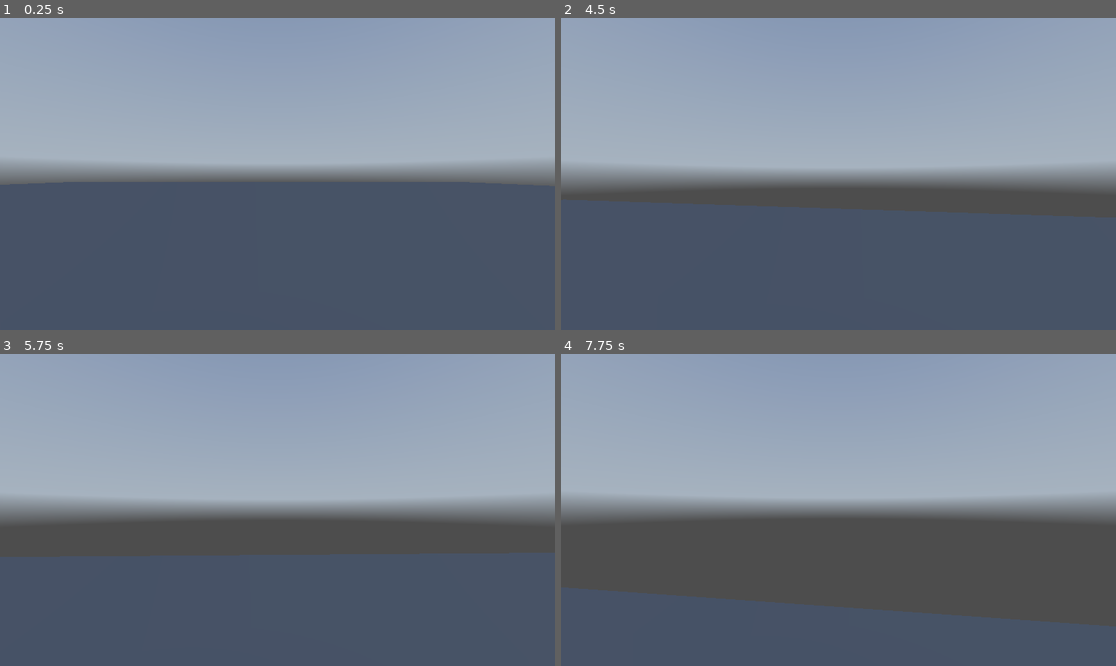
Above: before the commit, frames 1-4 (two rows, left to right).
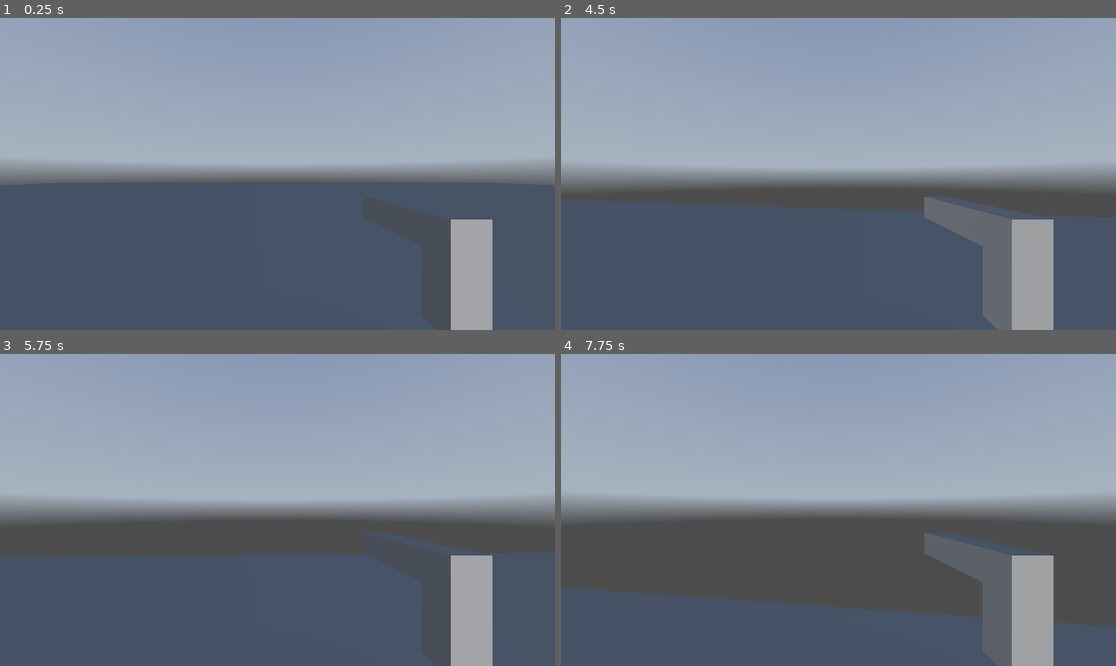
Above: after the commit, the same moments.

Repository: TasteMyAngus/DragonArt
Game: Godot game, scene res://world.tscn
The game is run twice, just before and just after one commit, with the same random seed, the same clock (stepped at 60 frames per second) and the same inputs. This scene is started directly instead of the project's main scene. A sky picture missing from this copy of the repository is replaced by a grey-blue gradient.
Inputs (mouse positions are in pixels of both pictures, inside the frame that each line leads up to):
- Up to frame 1 (0.25 s): no input
- Up to frame 2 (4.5 s): tap Enter at 0.5, 3.5 s; move the mouse to (866, 174) at 0.52 s; hold Shift (sprint) 0.53-1.28 s; hold W (move_forward) from 0.53 s (still down); tap Space (jump) at 0.77, 0.8, 1.07, 1.25, 1.35, 1.52, 1.82, 2.3, 3.02, 3.32, 3.6, 3.77, 4.07 s; move the mouse to (810, 174) at 1.27 s; tap Shift (sprint) at 1.55, 2.85, 4.35 s; move the mouse to (849, 167) at 2.02 s; hold Shift (sprint) 2.03-2.78 s; move the mouse to (832, 180) at 2.77 s; move the mouse to (877, 177) at 3.52 s; move the mouse to (794, 170) at 4.27 s
- Up to frame 3 (5.75 s): keep holding W (move_forward); tap Space (jump) at 4.52, 4.82, 5.3 s; move the mouse to (283, 510) at 5.02 s; hold Shift (sprint) from 5.03 s (still down)
- Up to frame 4 (7.75 s): move the mouse to (816, 503) at 5.77 s; release W (move_forward) at 5.78 s; release Shift (sprint) at 5.78 s; hold D (move_right) 5.78-6.53 s; tap Space (jump) at 5.85, 6.02, 6.32, 6.77, 6.8, 7.07, 7.52 s; tap Shift (sprint) at 6.05, 7.35 s; move the mouse to (866, 510) at 6.52 s; hold Shift (sprint) 6.53-7.28 s; hold W (move_forward) from 6.53 s (still down); move the mouse to (810, 510) at 7.27 s

The runs differ from the first frame. In frame 1, 2.7% of the frame differs, in the area x 8-89%, y 52-100%; in frame 2, 5.7%, in the area x 0-89%, y 57-100%; in frame 3, 3.0%; in frame 4, 5.1%.

Commit message:
Added gun and player fixes to other things

Diff:
--- /dev/null
+++ b/Gun.tscn
@@ -0,0 +1,76 @@
+[gd_scene load_steps=9 format=3 uid="uid://dfiphw3gwi5cr"]
+
+[ext_resource type="Script" path="res://gun.gd" id="1_jpqjm"]
+
+[sub_resource type="BoxMesh" id="BoxMesh_fry05"]
+
+[sub_resource type="BoxMesh" id="BoxMesh_7c1qe"]
+
+[sub_resource type="StandardMaterial3D" id="StandardMaterial3D_jpqjm"]
+albedo_color = Color(0.45532206, 1.5617567, 2.0002813, 1)
+
+[sub_resource type="CylinderMesh" id="CylinderMesh_jpqjm"]
+material = SubResource("StandardMaterial3D_jpqjm")
+
+[sub_resource type="Animation" id="Animation_fry05"]
+length = 0.001
+tracks/0/type = "position_3d"
+tracks/0/imported = false
+tracks/0/enabled = true
+tracks/0/path = NodePath("MeshInstance3D2")
+tracks/0/interp = 1
+tracks/0/loop_wrap = true
+tracks/0/keys = PackedFloat32Array(0, 1, 0, -0.15, 0)
+
+[sub_resource type="Animation" id="Animation_jpqjm"]
+resource_name = "Recoil"
+length = 0.07
+tracks/0/type = "position_3d"
+tracks/0/imported = false
+tracks/0/enabled = true
+tracks/0/path = NodePath("MeshInstance3D2")
+tracks/0/interp = 1
+tracks/0/loop_wrap = true
+tracks/0/keys = PackedFloat32Array(0, 1, 0, -0.15, 0, 0.01, 1, 0, -0.15, -0.2, 0.04, 1, 0, -0.15, -0.1, 0.06, 1, 0, -0.15, 0)
+tracks/1/type = "position_3d"
+tracks/1/imported = false
+tracks/1/enabled = true
+tracks/1/path = NodePath("MeshInstance3D")
+tracks/1/interp = 1
+tracks/1/loop_wrap = true
+tracks/1/keys = PackedFloat32Array(0, 1, 0, 0, 0.2, 0.01, 1, 0, 0, 0, 0.06666667, 1, 0, 0, 0.2)
+
+[sub_resource type="AnimationLibrary" id="AnimationLibrary_7c1qe"]
+_data = {
+&"RESET": SubResource("Animation_fry05"),
+&"Recoil": SubResource("Animation_jpqjm")
+}
+
+[node name="Gun" type="Node3D"]
+script = ExtResource("1_jpqjm")
+
+[node name="MeshInstance3D" type="MeshInstance3D" parent="."]
+transform = Transform3D(0.1, 0, 0, 0, 0.1, 0, 0, 0, 0.5, 0, 0, 0.2)
+layers = 4
+mesh = SubResource("BoxMesh_fry05")
+
+[node name="MeshInstance3D2" type="MeshInstance3D" parent="."]
+transform = Transform3D(0.1, 0, 0, 0, 0.2, 0, 0, 0, 0.1, 0, -0.15, 0)
+mesh = SubResource("BoxMesh_7c1qe")
+
+[node name="RayCast3D" type="RayCast3D" parent="."]
+transform = Transform3D(1, 0, 0, 0, -1, 8.742278e-08, 0, -8.742278e-08, -1, 0, 0, 0.6217049)
+target_position = Vector3(0, 0, -100)
+
+[node name="Marker3D" type="Marker3D" parent="."]
+transform = Transform3D(1, 0, 0, 0, -4.371139e-08, 1, 0, -1, -4.371139e-08, 0, 0, 0.5)
+
+[node name="BeamMesh" type="MeshInstance3D" parent="."]
+transform = Transform3D(0.02, 0, 0, 0, -8.7422775e-10, -0.02, 0, 0.02, -8.7422775e-10, 0, 0, 0.5)
+visible = false
+mesh = SubResource("CylinderMesh_jpqjm")
+
+[node name="AnimationPlayer" type="AnimationPlayer" parent="."]
+libraries = {
+&"": SubResource("AnimationLibrary_7c1qe")
+}
--- /dev/null
+++ b/Hitscan.gd
@@ -0,0 +1,22 @@
+extends Node3D
+
+@onready var ray = $RayCast3D
+var damage = 20
+var cooldown = 0.2
+var can_shoot = true
+
+func _input(event):
+	if event.is_action_pressed("shoot") and can_shoot:
+		shoot()
+
+func shoot():
+	can_shoot = false
+	if ray.is_colliding():
+		var target = ray.get_collider()
+		if target.has_method("take_damage"):
+			target.take_damage(damage)
+		# Debug: show where it hit
+		print("Hit: ", target)
+	# Reset cooldown
+	await get_tree().create_timer(cooldown).timeout
+	can_shoot = true
--- /dev/null
+++ b/level_0_debug.tscn
@@ -0,0 +1,68 @@
+[gd_scene load_steps=9 format=3 uid="uid://bdm3v4yg1aods"]
+
+[ext_resource type="PackedScene" uid="uid://1vfo1m24enjf" path="res://player.tscn" id="1_xbvlj"]
+[ext_resource type="Texture2D" path="res://assets/Brickwall 01.png" id="2_boupj"]
+[ext_resource type="Texture2D" path="res://Crosshair.png" id="3_q0djd"]
+
+[sub_resource type="StandardMaterial3D" id="StandardMaterial3D_q0djd"]
+albedo_texture = ExtResource("2_boupj")
+uv1_scale = Vector3(4, 4, 4)
+
+[sub_resource type="ProceduralSkyMaterial" id="ProceduralSkyMaterial_xbvlj"]
+
+[sub_resource type="Sky" id="Sky_xbvlj"]
+sky_material = SubResource("ProceduralSkyMaterial_xbvlj")
+
+[sub_resource type="Environment" id="Environment_boupj"]
+background_mode = 2
+background_energy_multiplier = 2.38
+sky = SubResource("Sky_xbvlj")
+
+[sub_resource type="StandardMaterial3D" id="StandardMaterial3D_boupj"]
+albedo_texture = ExtResource("2_boupj")
+uv1_scale = Vector3(3, 3, 3)
+
+[node name="Level 0 DeBug" type="Node3D"]
+
+[node name="Player" parent="." instance=ExtResource("1_xbvlj")]
+transform = Transform3D(1, 0, 0, 0, 1, 0, 0, 0, 1, 0, 4.474631, 0)
+sprint_speed = 12.0
+jump_velocity = 8.0
+gravity = 14.0
+
+[node name="Floor" type="CSGBox3D" parent="."]
+transform = Transform3D(1, 0, 0, 0, 1, 0, 0, 0, 1, 0.07165527, -0.71142805, 1.8987808)
+use_collision = true
+size = Vector3(15.426025, 1, 17.72316)
+material = SubResource("StandardMaterial3D_q0djd")
+
+[node name="WorldEnvironment" type="WorldEnvironment" parent="."]
+environment = SubResource("Environment_boupj")
+
+[node name="Wall" type="CSGBox3D" parent="."]
+transform = Transform3D(1, 0, 0, 0, -4.371139e-08, -1, 0, 1, -4.371139e-08, 8.219497, 6.853638, 1.8268242)
+use_collision = true
+size = Vector3(0.74365234, 17.696259, 14.312988)
+material = SubResource("StandardMaterial3D_boupj")
+
+[node name="Wall2" type="CSGBox3D" parent="."]
+transform = Transform3D(1, 0, 0, 0, -4.371139e-08, -1, 0, 1, -4.371139e-08, -8.780503, 5.853638, 1.8268242)
+use_collision = true
+size = Vector3(0.74365234, 17.696259, 14.312988)
+material = SubResource("StandardMaterial3D_boupj")
+
+[node name="CrosshairLayer" type="CanvasLayer" parent="."]
+
+[node name="Crosshair" type="TextureRect" parent="CrosshairLayer"]
+anchors_preset = 8
+anchor_left = 0.5
+anchor_top = 0.5
+anchor_right = 0.5
+anchor_bottom = 0.5
+grow_horizontal = 2
+grow_vertical = 2
+scale = Vector2(0.3, 0.3)
+focus_behavior_recursive = 1
+texture = ExtResource("3_q0djd")
+expand_mode = 1
+stretch_mode = 3
--- a/player.gd
+++ b/player.gd
@@ -10,6 +10,9 @@
 
 @onready var head: Node3D = $Head
 @onready var cam: Camera3D = $Head/Camera3D
+@onready var gun = $Head/Camera3D/Gun
+
+
 
 var _mouse_captured := true
 
--- /dev/null
+++ b/player.tscn
@@ -0,0 +1,22 @@
+[gd_scene load_steps=4 format=3 uid="uid://1vfo1m24enjf"]
+
+[ext_resource type="Script" uid="uid://cxbd07m0doly8" path="res://player.gd" id="1_4flbx"]
+[ext_resource type="PackedScene" uid="uid://dfiphw3gwi5cr" path="res://Gun.tscn" id="2_onrkg"]
+
+[sub_resource type="CapsuleShape3D" id="CapsuleShape3D_gv5m4"]
+height = 2.0405273
+
+[node name="Player" type="CharacterBody3D"]
+script = ExtResource("1_4flbx")
+
+[node name="CollisionShape3D" type="CollisionShape3D" parent="."]
+transform = Transform3D(0.7, 0, 0, 0, 1.6, 0, 0, 0, 1, -0.022, 0, 0)
+shape = SubResource("CapsuleShape3D_gv5m4")
+
+[node name="Head" type="Node3D" parent="."]
+transform = Transform3D(1, 0, 0, 0, 1, 0, 0, 0, 1, -0.022, 0.8004806, 0)
+
+[node name="Camera3D" type="Camera3D" parent="Head"]
+
+[node name="Gun" parent="Head/Camera3D" instance=ExtResource("2_onrkg")]
+transform = Transform3D(-1, 0, -8.742278e-08, 0, 1, 0, 8.742278e-08, 0, -1, 0.46896, -0.15974784, -0.54069763)
--- a/world.tscn
+++ b/world.tscn
@@ -1,12 +1,9 @@
-[gd_scene load_steps=15 format=3 uid="uid://blri3e76o1pu2"]
+[gd_scene load_steps=14 format=3 uid="uid://bx8elhffrdvid"]
 
-[ext_resource type="Script" uid="uid://cxbd07m0doly8" path="res://player.gd" id="1_f3sb7"]
+[ext_resource type="PackedScene" uid="uid://1vfo1m24enjf" path="res://player.tscn" id="1_fj7yv"]
 [ext_resource type="Texture2D" uid="uid://dw5x0d1saa6ms" path="res://assets/autumn_field_puresky_4k.exr" id="2_fj7yv"]
-[ext_resource type="PackedScene" uid="uid://7pqqh2a6u8n0" path="res://moving_platform.tscn" id="3_tlwt5"]
-[ext_resource type="Script" uid="uid://byoma02kmigw6" path="res://enemy.gd" id="4_aqk2v"]
-
-[sub_resource type="CapsuleShape3D" id="CapsuleShape3D_gv5m4"]
-height = 2.0405273
+[ext_resource type="PackedScene" uid="uid://7pqqh2a6u8n0" path="res://moving_platform_horizontal.tscn" id="3_tlwt5"]
+[ext_resource type="Script" path="res://enemy.gd" id="4_aqk2v"]
 
 [sub_resource type="BoxShape3D" id="BoxShape3D_f3sb7"]
 size = Vector3(1.9876709, 1, 2.003662)
@@ -35,18 +32,7 @@
 
 [node name="World" type="Node3D"]
 
-[node name="Player" type="CharacterBody3D" parent="."]
-transform = Transform3D(1, 0, 0, 0, 1, 0, 0, 0, 1, 2.736, 2.15, 0)
-script = ExtResource("1_f3sb7")
-
-[node name="CollisionShape3D" type="CollisionShape3D" parent="Player"]
-transform = Transform3D(0.5, 0, 0, 0, 1.6, 0, 0, 0, 1, -0.022000074, 0, 0)
-shape = SubResource("CapsuleShape3D_gv5m4")
-
-[node name="Head" type="Node3D" parent="Player"]
-transform = Transform3D(1, 0, 0, 0, 1, 0, 0, 0, 1, -0.022, 0.8004806, 0)
-
-[node name="Camera3D" type="Camera3D" parent="Player/Head"]
+[node name="Player" parent="." instance=ExtResource("1_fj7yv")]
 
 [node name="DirectionalLight3D" type="DirectionalLight3D" parent="."]
 
Not shown, added: Hitscan.gd.uid
